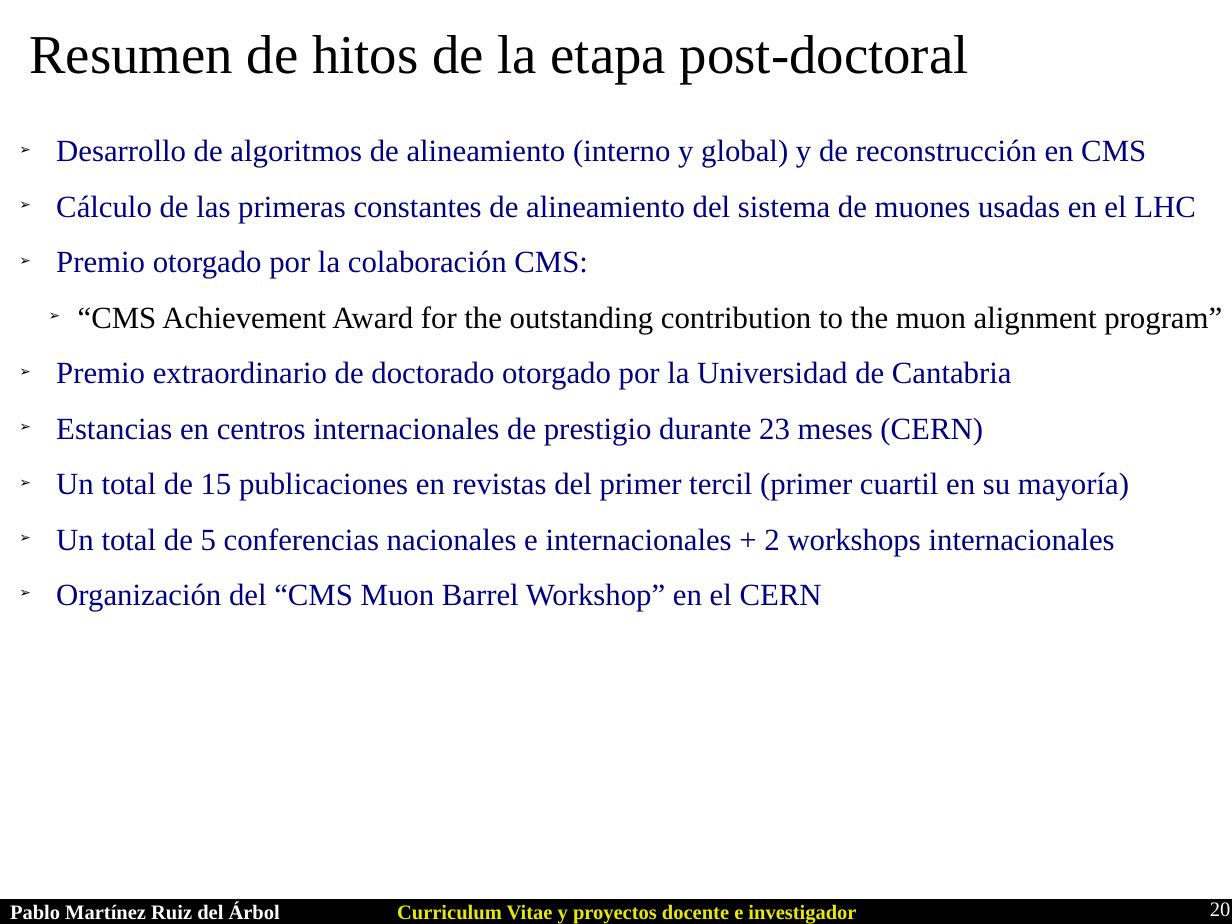
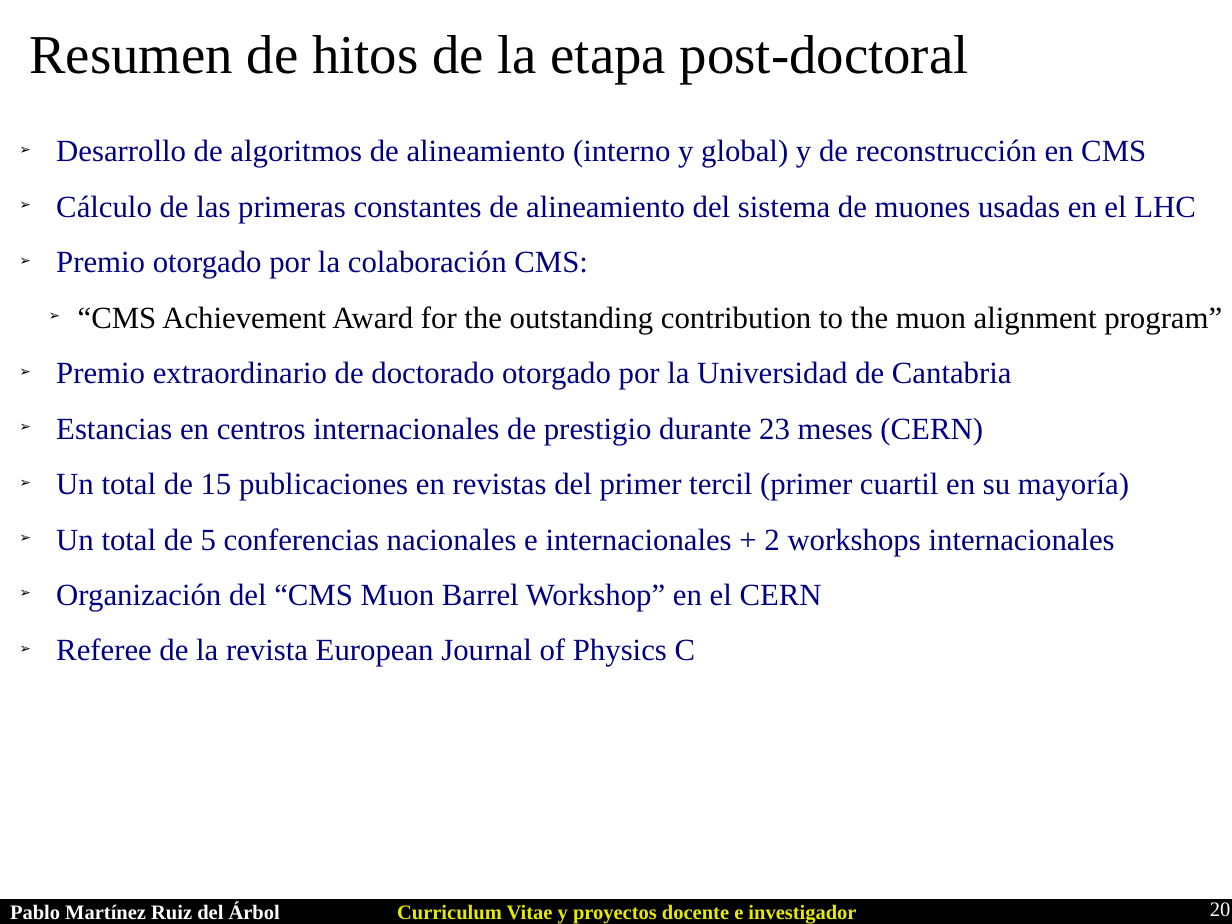
Before and after one commit to parbol/Plaza, a slide deck: slide 20 of Presentacion/Presentacion.odp. Drawn at 1232x924 pixels with LibreOffice and Linux fonts; fonts in the diff are those of the drawing. Boxes give left, top, right and bottom in pixels: in the first picture for what was removed or moved away, otherwise in the second. Text is boxed around its words. In the diff, an @@ line names an element or a change of style, - is before the commit and + after.

```diff
--- a/Presentacion/Presentacion.odp
+++ b/Presentacion/Presentacion.odp
@@ text at bbox=[56, 638, 696, 666]: paragraph added @@
+➢ Referee de la revista European Journal of Physics C
```
Also in this commit, not shown: 7 other slides changed, 11 slides added, 9 other files.
